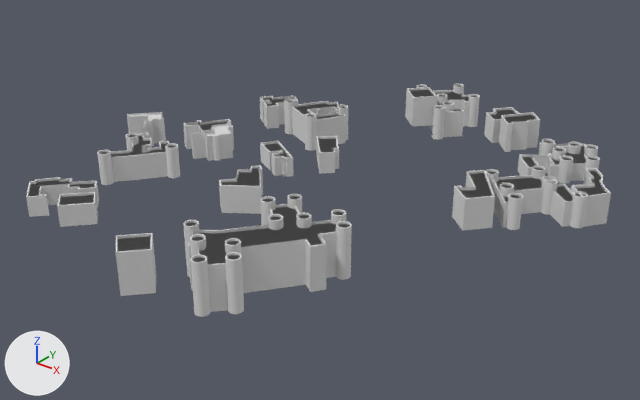
The glTF model assets/models/lemans/enceinte_lod2.glb as it was, and as the next commit left it.
Before and after are seen from a 50 mm lens placed at (229.0, -302.0, 169.0), pointed at (-7.0, -6.0, -14.0). Lighting does not change. The marker at lower left points along +X, +Y and +Z. The first picture is the older version. Vertices at exactly the same position are counted once.

The scene before the commit, as lines of its bpy script (objects in view):
```python
me_static = bpy.data.meshes.new('static')
me_static.from_pydata(...)  # 4599 vertices, 8240 faces; spans x -136.0..114.0, y -126.0..126.0, z -15.0..16.0
me_static.materials.append(mat_pierre_taille_c9a890)  # light grey #dadada
ob_static = bpy.data.objects.new('static', me_static)
ob_static.location = (0.0, 0.0, 0.0)
```
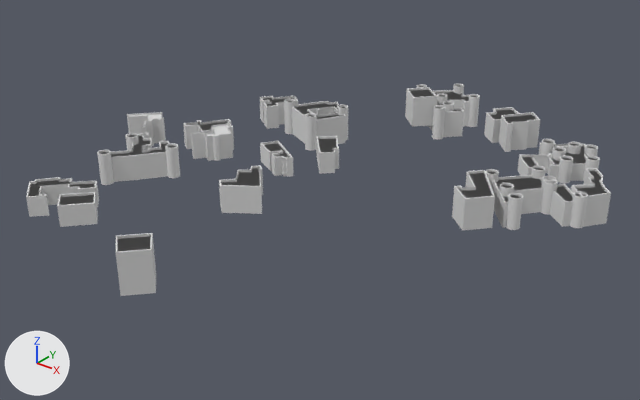
The newer file is also turned or shifted as a whole; pictures and numbers use the older file's frame.

Edits to the bpy script that builds the scene:
```text
Change me_static:
    used by ob_static; location = (0.0, 0.0, 0.0)
    remove me_static.from_pydata(...)  # 4599 vertices, 8240 faces; spans x -136.0..114.0, y -126.0..126.0, z -15.0..16.0
    add me_static.from_pydata(...)  # 3561 vertices, 6382 faces; spans x -136.0..114.0, y -126.0..126.0, z -15.0..16.0
    me_static part 1: 12 loose pieces with 1038 vertices, spanning x -2.0..50.0, y -116.0..-50.0, z -10.0..12.0, are deleted
```

Where the change shows, as pixel boxes (x1, y1, x2, y2) in the pictures (640 x 400 px):
'static', reshaped (9% shorter)
    before: (26, 83, 611, 317)
    after: (26, 83, 611, 296)
part 1 of me_static, deleted
    before: (183, 194, 352, 317)
